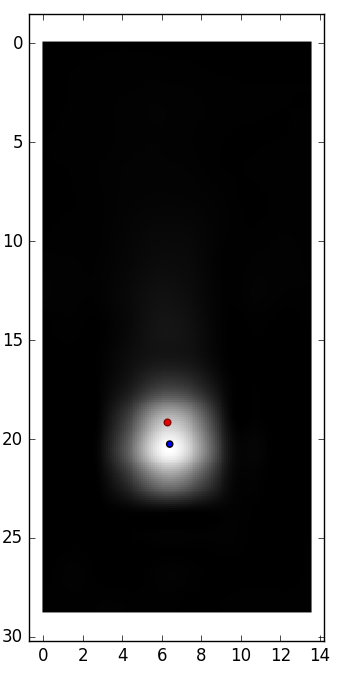
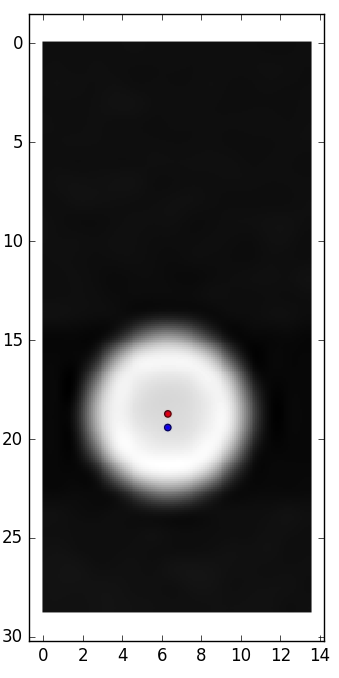
Comparing the layer stacks of the two 339×678 images. Changes:
added layer "CT_x100@171_centroids.png" above "MR_x100@171_centroids.png" over [42, 41, 312, 613]
showed "CT@304" over [42, 41, 312, 613]
